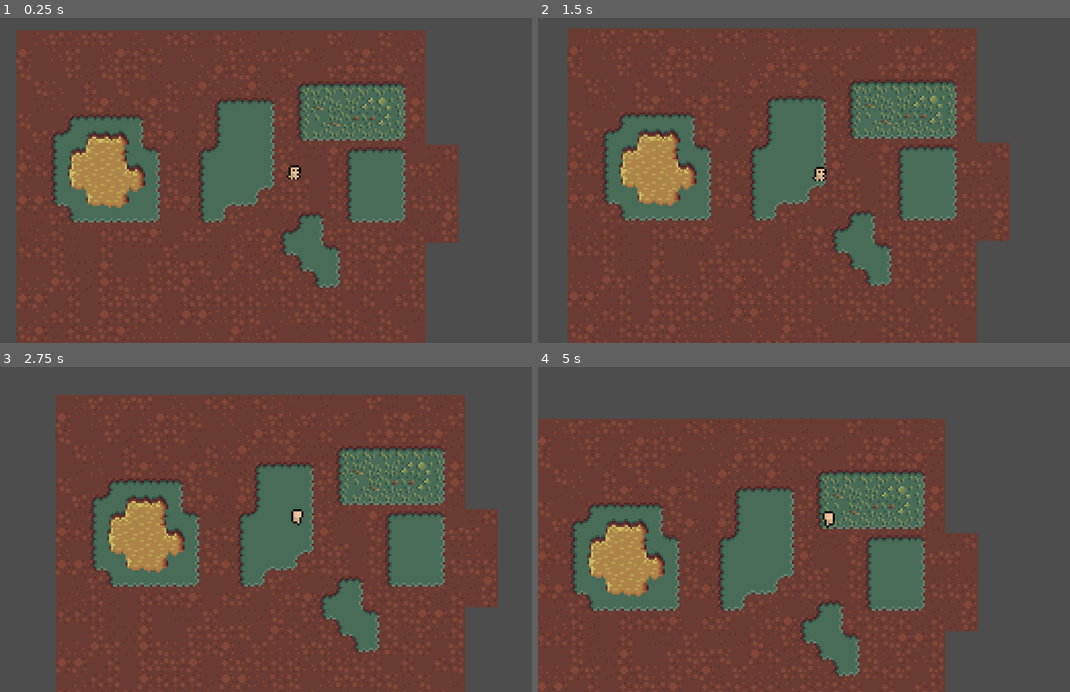
Above: before the commit, frames 1-4 (two rows, left to right).
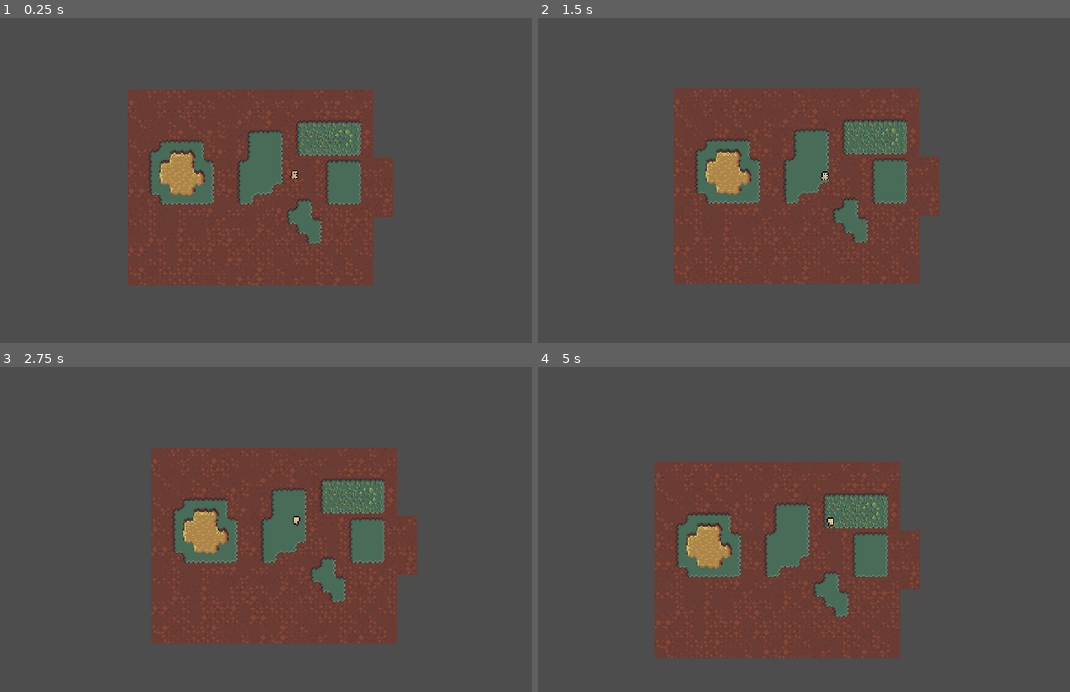
Above: after the commit, the same moments.

Repository: elegios/cautious-memory
Game: Godot game, scene res://Scenes/Test.tscn
Same seed, same stepped clock (60 frames per second), same inputs: the game is played once before the commit and once after it.
Inputs (mouse positions are in pixels of both pictures, inside the frame that each line leads up to):
- Up to frame 1 (0.25 s): no input
- Up to frame 2 (1.5 s): tap Enter at 0.5 s; move the mouse to (963, 161) at 0.52 s; hold A (Action 1) 0.53-1.28 s; click (963, 161) at 0.67 s; tap Space at 1.25 s; move the mouse to (713, 193) at 1.27 s; tap S (Action 2) at 1.35 s; click (713, 193) at 1.42 s
- Up to frame 3 (2.75 s): move the mouse to (351, 454) at 2.02 s; hold Right mouse button (Move) from 2.03 s (still down); click (351, 454) at 2.17 s
- Up to frame 4 (5 s): move the mouse to (804, 591) at 2.77 s; release Right mouse button (Move) at 2.78 s; tap A (Action 1) at 2.85 s; click (804, 591) at 2.92 s; move the mouse to (1011, 575) at 3.52 s; hold S (Action 2) 3.53-4.28 s; click (1011, 575) at 3.67 s; move the mouse to (655, 477) at 4.27 s; right-click (655, 477) at 4.35 s; click (655, 477) at 4.42 s

The runs differ from the first frame. In frame 1, 61% of the frame differs, in the area x 3-87%, y 3-100%; in frame 2, 62%, in the area x 5-89%, y 3-100%; in frame 3, 58%; in frame 4, 51%.

Commit message:
Tinker

Diff:
--- a/Scenes/Test.tscn
+++ b/Scenes/Test.tscn
@@ -1,7 +1,7 @@
 [gd_scene load_steps=9 format=4 uid="uid://c47mssn3wi6mr"]
 
 [ext_resource type="PackedScene" uid="uid://gcgee3glc6vc" path="res://Scenes/player.tscn" id="2_rwihv"]
-[ext_resource type="Script" path="res://Scenes/debug_spawner.gd" id="2_wrr86"]
+[ext_resource type="Script" path="res://Code/debug_spawner.gd" id="2_wrr86"]
 [ext_resource type="TileSet" uid="uid://d1hccsh7sacbc" path="res://Tilesets/minifantasy.tres" id="3_ut87n"]
 [ext_resource type="PackedScene" uid="uid://c02ld2u1ay4d3" path="res://Scenes/UnitSpawner.tscn" id="4_gxve7"]
 [ext_resource type="Script" path="res://Code/MobSpawner.gd" id="5_08gsl"]
--- a/Scenes/player.tscn
+++ b/Scenes/player.tscn
@@ -1,6 +1,6 @@
 [gd_scene load_steps=13 format=3 uid="uid://gcgee3glc6vc"]
 
-[ext_resource type="Script" path="res://Scenes/Player.gd" id="1_2bwdi"]
+[ext_resource type="Script" path="res://Code/Player.gd" id="1_2bwdi"]
 [ext_resource type="SpriteFrames" uid="uid://lrukp3lrybk7" path="res://Assets/Human/human.tres" id="2_4r553"]
 [ext_resource type="Script" path="res://Code/Components/PlayerInput.gd" id="3_6juq4"]
 [ext_resource type="PackedScene" uid="uid://bpdq3av7p7qu4" path="res://PCs/SwordDancer/a_kick_off.tscn" id="3_ftytm"]
--- a/project.godot
+++ b/project.godot
@@ -17,7 +17,7 @@
 
 [autoload]
 
-LobbySystem="*res://Scenes/LobbySystem.gd"
+LobbySystem="*res://Code/LobbySystem.gd"
 
 [debug]
 
@@ -30,6 +30,8 @@
 
 [display]
 
+window/size/viewport_width=1920
+window/size/viewport_height=1080
 window/stretch/aspect="expand"
 
 [editor_plugins]
Renamed: Scenes/LobbySystem.gd -> Code/LobbySystem.gd
Renamed: Scenes/Player.gd -> Code/Player.gd
Renamed: Scenes/debug_spawner.gd -> Code/debug_spawner.gd
